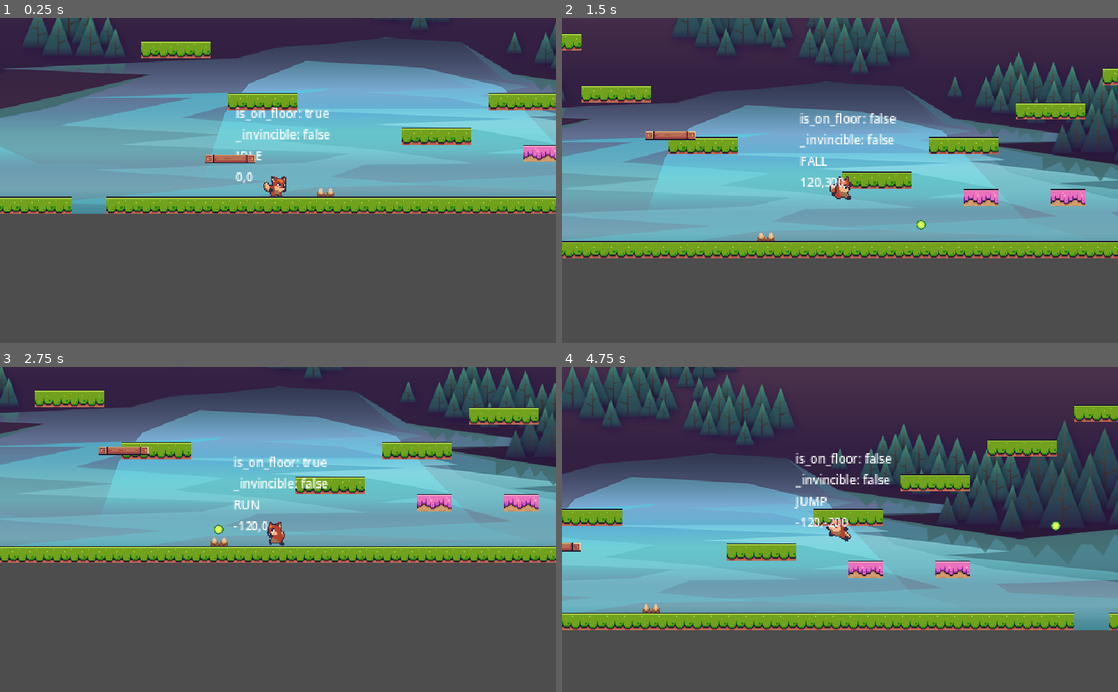
Above: before the commit, frames 1-4 (two rows, left to right).
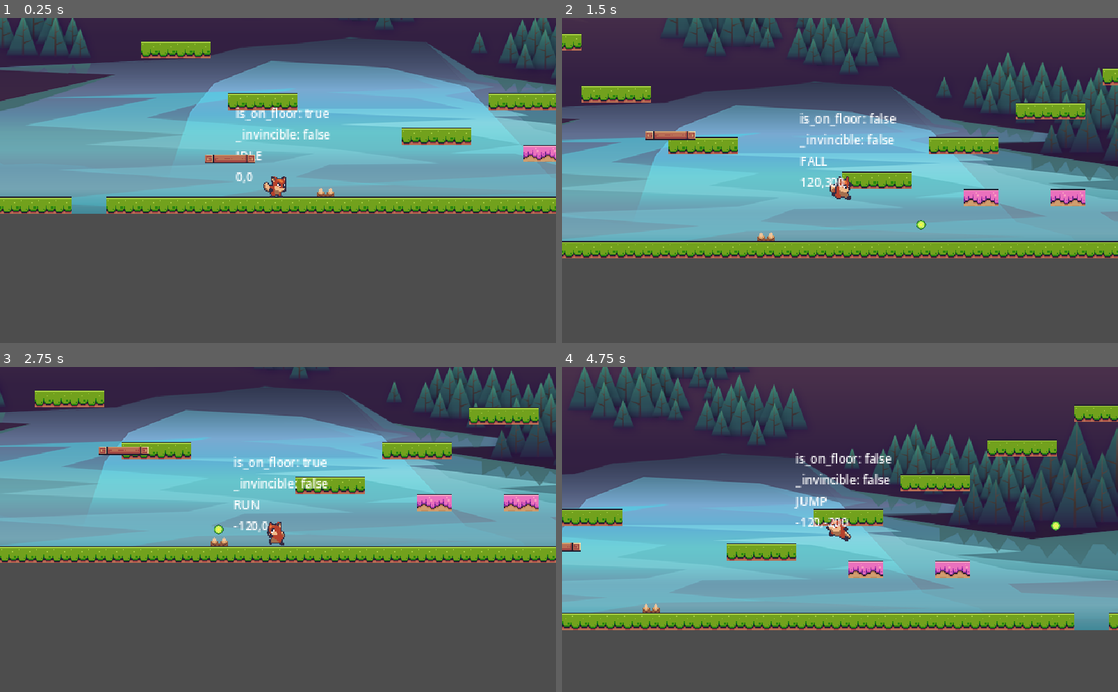
Above: after the commit, the same moments.

Repository: leobewater/godot-foxy-antics
Game: Godot game, scene res://level_base/level_base.tscn
Two runs of this game, one before a commit and one after it. Both use one fixed random seed, a clock stepped at 60 frames per second and the inputs below. The project has no main scene, so this scene is started directly.
Inputs:
- Up to frame 1 (0.25 s): no input
- Up to frame 2 (1.5 s): hold Right (right) from 0.53 s (still down); tap Ctrl (shoot) at 0.6, 1.35 s; tap Space (jump) at 0.77 s
- Up to frame 3 (2.75 s): tap Space (jump) at 1.52 s; release Right (right) at 2.03 s; hold Left (left) from 2.03 s (still down); tap Ctrl (shoot) at 2.1 s
- Up to frame 4 (4.75 s): release Left (left) at 2.78 s; hold Right (right) 2.78-4.28 s; tap Ctrl (shoot) at 2.85, 3.6, 4.35 s; tap Space (jump) at 3.02, 3.77, 4.52 s; hold Left (left) from 4.28 s (still down)

The runs differ from the first frame. In frame 1, 8.5% of the frame differs, in the area x 0-100%, y 0-46%; in frame 2, 6.6%; in frame 3, 4.8%; in frame 4, 9.9%, in the area x 0-100%, y 0-69%.

Commit message:
add more cloud backgrounds

Diff:
--- a/level_base/level_base.tscn
+++ b/level_base/level_base.tscn
@@ -8,7 +8,12 @@
 [ext_resource type="PackedScene" uid="uid://d3iuqkm7nbqeh" path="res://ball_spikes/ball_spikes.tscn" id="6_hd1j4"]
 [ext_resource type="PackedScene" uid="uid://bsf02sqffb5bn" path="res://floor_spike/floor_spikes.tscn" id="7_2v68r"]
 [ext_resource type="Texture2D" uid="uid://c6nyr8puweme4" path="res://assets/backgrounds/game_background_1/layers/sky.png" id="8_bxke8"]
+[ext_resource type="Texture2D" uid="uid://d11nel78i1xbr" path="res://assets/backgrounds/game_background_1/layers/rocks_1.png" id="9_3qm1v"]
+[ext_resource type="Texture2D" uid="uid://d2df41c1w0bk4" path="res://assets/backgrounds/game_background_1/layers/clouds_1.png" id="9_dssnx"]
 [ext_resource type="Texture2D" uid="uid://cufemg75litus" path="res://assets/backgrounds/game_background_1/layers/rocks_2.png" id="9_l1q1r"]
+[ext_resource type="Texture2D" uid="uid://b0op0qbjfcgic" path="res://assets/backgrounds/game_background_1/layers/clouds_2.png" id="10_2ooeh"]
+[ext_resource type="Texture2D" uid="uid://ytu3nwnfhp84" path="res://assets/backgrounds/game_background_1/layers/clouds_3.png" id="11_qcbft"]
+[ext_resource type="Texture2D" uid="uid://p6l43d6cq1fj" path="res://assets/backgrounds/game_background_1/layers/clouds_4.png" id="12_a2vbv"]
 
 [sub_resource type="TileSetAtlasSource" id="TileSetAtlasSource_dkkex"]
 texture = ExtResource("1_jpale")
@@ -617,9 +622,55 @@
 offset = Vector2(0, -540)
 
 [node name="ParallaxLayer2" type="ParallaxLayer" parent="ParallaxBackground"]
+motion_scale = Vector2(0.2, 1)
 motion_mirroring = Vector2(1440, 0)
 
 [node name="Sprite2D" type="Sprite2D" parent="ParallaxBackground/ParallaxLayer2"]
+scale = Vector2(0.75, 0.75)
+texture = ExtResource("9_dssnx")
+offset = Vector2(0, -540)
+
+[node name="ParallaxLayer5" type="ParallaxLayer" parent="ParallaxBackground"]
+motion_scale = Vector2(0.3, 1)
+motion_mirroring = Vector2(1440, 0)
+
+[node name="Sprite2D" type="Sprite2D" parent="ParallaxBackground/ParallaxLayer5"]
+scale = Vector2(0.75, 0.75)
+texture = ExtResource("10_2ooeh")
+offset = Vector2(0, -540)
+
+[node name="ParallaxLayer6" type="ParallaxLayer" parent="ParallaxBackground"]
+motion_scale = Vector2(0.4, 1)
+motion_mirroring = Vector2(1440, 0)
+
+[node name="Sprite2D" type="Sprite2D" parent="ParallaxBackground/ParallaxLayer6"]
+scale = Vector2(0.75, 0.75)
+texture = ExtResource("11_qcbft")
+offset = Vector2(0, -540)
+
+[node name="ParallaxLayer7" type="ParallaxLayer" parent="ParallaxBackground"]
+motion_scale = Vector2(0.6, 1)
+motion_mirroring = Vector2(1440, 0)
+
+[node name="Sprite2D" type="Sprite2D" parent="ParallaxBackground/ParallaxLayer7"]
+scale = Vector2(0.75, 0.75)
+texture = ExtResource("12_a2vbv")
+offset = Vector2(0, -540)
+
+[node name="ParallaxLayer4" type="ParallaxLayer" parent="ParallaxBackground"]
+motion_scale = Vector2(0.7, 1)
+motion_mirroring = Vector2(1440, 0)
+
+[node name="Sprite2D" type="Sprite2D" parent="ParallaxBackground/ParallaxLayer4"]
+scale = Vector2(0.75, 0.75)
+texture = ExtResource("9_3qm1v")
+offset = Vector2(0, -540)
+
+[node name="ParallaxLayer3" type="ParallaxLayer" parent="ParallaxBackground"]
+motion_scale = Vector2(0.8, 1)
+motion_mirroring = Vector2(1440, 0)
+
+[node name="Sprite2D" type="Sprite2D" parent="ParallaxBackground/ParallaxLayer3"]
 scale = Vector2(0.75, 0.75)
 texture = ExtResource("9_l1q1r")
 offset = Vector2(0, -540)
Not shown: 1 places in level_base/level_base.tscn that only renumber resources
